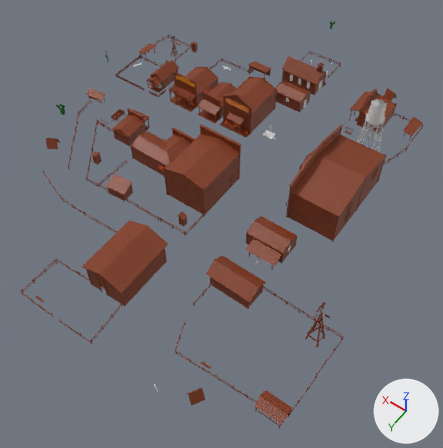
The glTF model assets/town.glb as it was, and as the next commit left it.
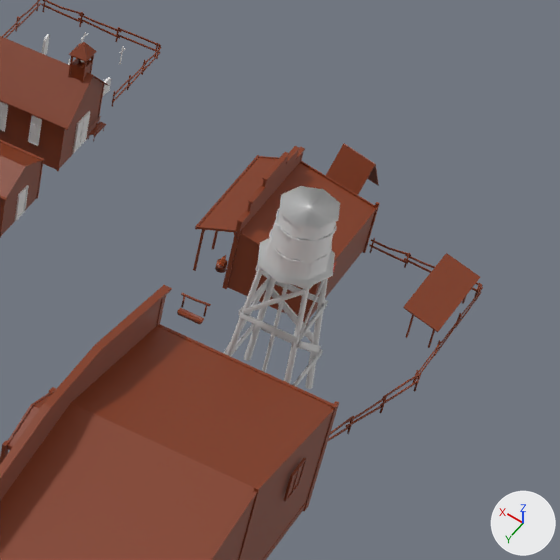
The first picture shows the older version from a 50 mm lens placed at (-4.39, 5.12, 5.93), pointed at (-1.51, 1.1, -0.39). The close-ups show both versions on the part from 68% to 100% of the width and 12% to 44% of the height of that picture; other places that the commit changed are outside them. Every picture has the same lights, and +X, +Y and +Z are marked at lower right. Where no turn or scale is listed for an object, it has been applied to the vertices.
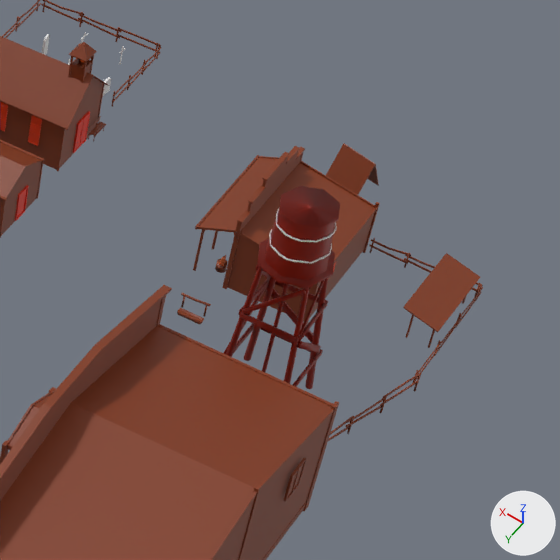
Scene script edits in JSON lines:
```json
{"op": "set", "path": "mat_material_030.base_color", "old": "(0.8, 0.8, 0.8)", "new": "(0.246, 0.00828, 0.0)", "note": "white #e7e7e7 -> red #881600"}
{"op": "set", "path": "mat_material_069.base_color", "old": "(0.8, 0.8, 0.8)", "new": "(0.8, 0.0436, 0.00164)", "note": "white #e7e7e7 -> orange #e73b05"}
{"op": "set", "path": "mat_material_070.base_color", "old": "(0.8, 0.8, 0.8)", "new": "(0.8, 0.0193, 0.0)", "note": "white #e7e7e7 -> red #e72600"}
```

Changed parts and their boxes (x1, y1, x2, y2) in the close-ups (560 x 560 px):
```json
{"object": "Cylinder", "change": "recoloured", "before": [224, 186, 340, 389], "after": [224, 186, 340, 389], "on screen": "white to red"}
{"object": "Cube.031", "change": "recoloured", "before": [0, 57, 93, 156], "after": [0, 57, 93, 156], "on screen": "white to red"}
```
